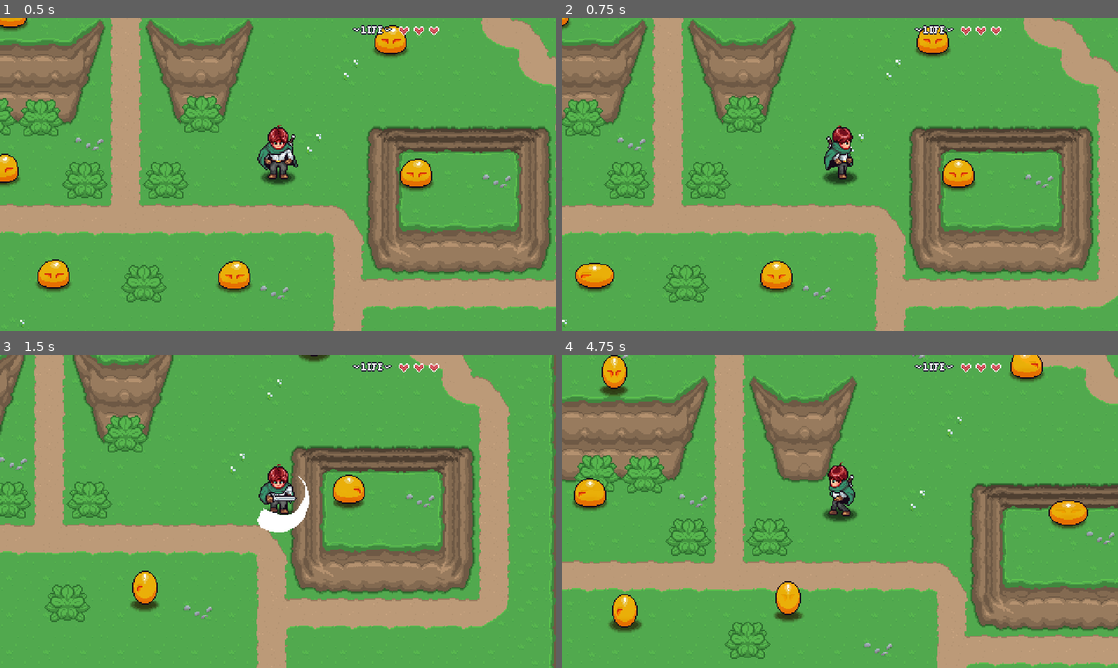
Above: before the commit, frames 1-4 (two rows, left to right).
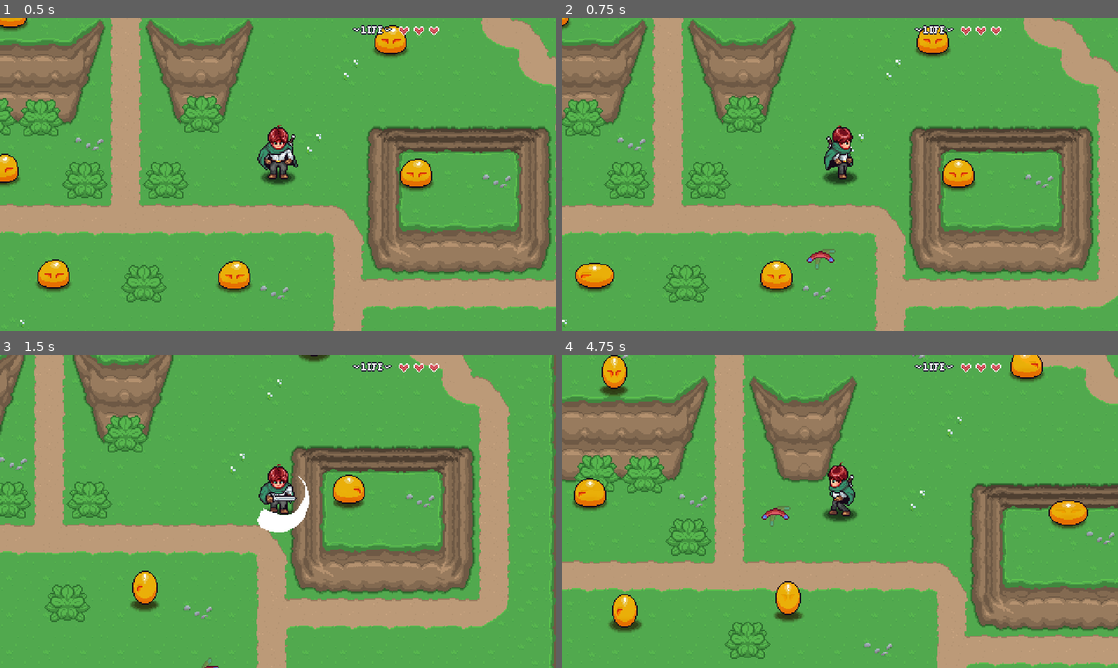
Above: after the commit, the same moments.

Repository: shawndeprey/aarpg
Game: Godot game, scene res://playground.tscn
The game is run twice, just before and just after one commit, with the same random seed, the same clock (stepped at 60 frames per second) and the same inputs. Sound files missing from this copy of the repository are replaced by a short silence.
Inputs:
- Up to frame 1 (0.5 s): no input
- Up to frame 2 (0.75 s): hold Right (right) from 0.53 s (still down); hold C (ability, bound only after the commit) from 0.53 s (still down)
- Up to frame 3 (1.5 s): release Right (right) at 1.28 s; release C (ability, bound only after the commit) at 1.28 s; hold Down (down) from 1.28 s (still down); tap Z (attack) at 1.35 s
- Up to frame 4 (4.75 s): tap C (ability, bound only after the commit) at 1.55, 2.3, 2.85, 4.55 s; release Down (down) at 2.03 s; hold Right (right) 2.03-2.78 s; hold X (interact) 2.03-2.78 s; hold Up (up) 2.78-3.53 s; hold C (ability, bound only after the commit) 3.53-4.28 s; hold Left (left) from 3.53 s (still down); tap Z (attack) at 4.35 s

Frame 1 is identical in both runs. In frame 2, 0.2% of the frame differs, in the area x 44-50%, y 73-81%; in frame 3, less than 0.1%; in frame 4, 0.3%, in the area x 33-42%, y 48-65%.

Commit message:
Add boomerang

Diff:
--- a/00_Globals/global_player_manager.gd
+++ b/00_Globals/global_player_manager.gd
@@ -31,3 +31,7 @@
 
 func unparent_player(_p: Node2D) -> void:
 	_p.remove_child(player)
+
+func play_audio(_audio: AudioStream) -> void:
+	player.audio.stream = _audio
+	player.audio.play()
--- a/Enemies/Scripts/States/enemy_state_chase.gd
+++ b/Enemies/Scripts/States/enemy_state_chase.gd
@@ -51,7 +51,8 @@
 
 func _on_player_enter() -> void:
 	_can_see_player = true
-	if state_machine.current_state is EnemyStateStun: return
+	if state_machine.current_state is EnemyStateStun or state_machine.current_state is EnemyStateDestroy:
+		return
 	state_machine.ChangeState(self)
 
 func _on_player_exit() -> void:
--- a/Levels/dungeon_01/d_02.tscn
+++ b/Levels/dungeon_01/d_02.tscn
@@ -27,10 +27,11 @@
 level = "res://Levels/dungeon_01/d_03.tscn"
 side = 1
 
+[node name="LockedDoor" parent="." instance=ExtResource("5_6rkqb")]
+position = Vector2(256, -16)
+
 [node name="LevelTransition3" parent="." instance=ExtResource("4_jq0te")]
 position = Vector2(256, 16)
 level = "res://Levels/dungeon_01/d_04.tscn"
+center_player = true
 side = 2
-
-[node name="LockedDoor" parent="." instance=ExtResource("5_6rkqb")]
-position = Vector2(256, -16)
--- /dev/null
+++ b/Player/Scripts/abilities/abilities.gd
@@ -0,0 +1,26 @@
+class_name Abilities extends Node
+const BOOMERANG = preload("res://Player/boomerang.tscn")
+enum abilities {BOOMERANG, GRAPPLE}
+
+var selected_ability = abilities.BOOMERANG
+var player: Player
+var boomerang_instance: Boomerang = null
+
+func _ready() -> void:
+	player = PlayerManager.player
+
+func _unhandled_input(event: InputEvent) -> void:
+	if event.is_action_pressed("ability"):
+		if selected_ability == abilities.BOOMERANG:
+			boomerang_ability()
+
+func boomerang_ability() -> void:
+	if boomerang_instance != null: return
+	var b = BOOMERANG.instantiate() as Boomerang
+	player.add_sibling(b)
+	b.global_position = player.global_position
+	var throw_direction = player.direction
+	if throw_direction == Vector2.ZERO:
+		throw_direction = player.cardinal_direction
+	b.throw(throw_direction)
+	boomerang_instance = b
--- /dev/null
+++ b/Player/Scripts/abilities/boomerang.gd
@@ -0,0 +1,46 @@
+class_name Boomerang extends Node2D
+
+enum State {INACTIVE, THROW, RETURN}
+
+var player: Player
+var direction: Vector2
+var speed: float = 0
+var state
+
+@export var acceleration: float = 500.0
+@export var max_speed: float = 400.0
+@export var catch_audio: AudioStream
+
+@onready var animation_player: AnimationPlayer = $AnimationPlayer
+@onready var audio: AudioStreamPlayer2D = $AudioStreamPlayer2D
+
+func _ready() -> void:
+	visible = false
+	state = State.INACTIVE
+	player = PlayerManager.player
+
+func _physics_process(delta: float) -> void:
+	if state == State.THROW:
+		speed -= acceleration * delta
+		position += direction * speed * delta
+		if speed <= 0:
+			state = State.RETURN
+	elif state == State.RETURN:
+		direction = global_position.direction_to(player.global_position)
+		speed += acceleration * delta
+		position += direction * speed * delta
+		if global_position.distance_to(player.global_position) <= 10:
+			PlayerManager.play_audio(catch_audio)
+			queue_free()
+
+	var speed_ratio = speed / max_speed
+	audio.pitch_scale = speed_ratio * 0.66 + 0.66
+	animation_player.speed_scale = 0.75 + (speed_ratio * 0.3)
+
+func throw(throw_direction: Vector2) -> void:
+	direction = throw_direction
+	speed = max_speed
+	state = State.THROW
+	animation_player.play("boomerang")
+	PlayerManager.play_audio(catch_audio)
+	visible = true
--- a/Player/Scripts/player.gd
+++ b/Player/Scripts/player.gd
@@ -7,6 +7,7 @@
 @onready var sprite_2d: Sprite2D = $Sprite2D
 @onready var state_machine: PlayerStateMachine = $StateMachine
 @onready var hit_box: HitBox = $HitBox
+@onready var audio: AudioStreamPlayer2D = $Audio/AudioStreamPlayer2D
 
 var cardinal_direction: Vector2 = Vector2.DOWN
 const DIR_4: Array = [Vector2.RIGHT, Vector2.DOWN, Vector2.LEFT, Vector2.UP]
--- /dev/null
+++ b/Player/boomerang.tscn
@@ -0,0 +1,84 @@
+[gd_scene load_steps=11 format=3 uid="uid://bo5do41wnt1nq"]
+
+[ext_resource type="Script" path="res://Player/Scripts/abilities/boomerang.gd" id="1_l2hjt"]
+[ext_resource type="Texture2D" uid="uid://b10mhkyhimqsh" path="res://Player/Sprites/boomerang.png" id="2_s3wpf"]
+[ext_resource type="AudioStream" uid="uid://d3bq1q6djroj6" path="res://Player/Audio/catch.wav" id="2_si3w8"]
+[ext_resource type="PackedScene" uid="uid://diwdjm6qll7lo" path="res://GeneralNodes/Hurtbox/hurt_box.tscn" id="3_ffnlc"]
+[ext_resource type="AudioStream" uid="uid://c5j8uxno1lv0x" path="res://Player/Audio/boomerang.wav" id="4_e6kao"]
+
+[sub_resource type="CircleShape2D" id="CircleShape2D_dfje6"]
+
+[sub_resource type="Animation" id="Animation_1rytr"]
+resource_name = "boomerang"
+length = 0.34
+loop_mode = 1
+step = 0.01
+tracks/0/type = "value"
+tracks/0/imported = false
+tracks/0/enabled = true
+tracks/0/path = NodePath("Sprite2D:frame")
+tracks/0/interp = 1
+tracks/0/loop_wrap = true
+tracks/0/keys = {
+"times": PackedFloat32Array(0, 0.04, 0.08, 0.12, 0.17, 0.22, 0.26, 0.3),
+"transitions": PackedFloat32Array(1, 1, 1, 1, 1, 1, 1, 1),
+"update": 1,
+"values": [0, 1, 2, 3, 4, 5, 6, 7]
+}
+
+[sub_resource type="Animation" id="Animation_iyo08"]
+length = 0.001
+tracks/0/type = "value"
+tracks/0/imported = false
+tracks/0/enabled = true
+tracks/0/path = NodePath("Sprite2D:frame")
+tracks/0/interp = 1
+tracks/0/loop_wrap = true
+tracks/0/keys = {
+"times": PackedFloat32Array(0),
+"transitions": PackedFloat32Array(1),
+"update": 1,
+"values": [0]
+}
+
+[sub_resource type="AnimationLibrary" id="AnimationLibrary_smp78"]
+_data = {
+"RESET": SubResource("Animation_iyo08"),
+"boomerang": SubResource("Animation_1rytr")
+}
+
+[sub_resource type="CircleShape2D" id="CircleShape2D_kfgym"]
+radius = 12.0
+
+[node name="Boomerang" type="Node2D"]
+position = Vector2(0, -13)
+script = ExtResource("1_l2hjt")
+catch_audio = ExtResource("2_si3w8")
+
+[node name="Area2D" type="Area2D" parent="."]
+
+[node name="CollisionShape2D" type="CollisionShape2D" parent="Area2D"]
+position = Vector2(0, -3)
+shape = SubResource("CircleShape2D_dfje6")
+
+[node name="Sprite2D" type="Sprite2D" parent="."]
+texture = ExtResource("2_s3wpf")
+hframes = 8
+
+[node name="AnimationPlayer" type="AnimationPlayer" parent="."]
+libraries = {
+"": SubResource("AnimationLibrary_smp78")
+}
+autoplay = "boomerang"
+
+[node name="HurtBox" parent="." instance=ExtResource("3_ffnlc")]
+collision_mask = 256
+
+[node name="CollisionShape2D" type="CollisionShape2D" parent="HurtBox"]
+position = Vector2(0, -3)
+shape = SubResource("CircleShape2D_kfgym")
+debug_color = Color(0.992822, 0, 0.246593, 0.42)
+
+[node name="AudioStreamPlayer2D" type="AudioStreamPlayer2D" parent="."]
+stream = ExtResource("4_e6kao")
+autoplay = true
--- a/Player/player.tscn
+++ b/Player/player.tscn
@@ -16,6 +16,7 @@
 [ext_resource type="PackedScene" uid="uid://c0k4pgmtjjrfq" path="res://GeneralNodes/Hitbox/hit_box.tscn" id="13_yaxfq"]
 [ext_resource type="Script" path="res://Player/Scripts/push_area.gd" id="14_37mhr"]
 [ext_resource type="AudioStream" uid="uid://bucg4e0357hg8" path="res://Player/Audio/hit_player.wav" id="14_it1kb"]
+[ext_resource type="Script" path="res://Player/Scripts/abilities/abilities.gd" id="17_00mpp"]
 
 [sub_resource type="CircleShape2D" id="CircleShape2D_xrgyj"]
 
@@ -677,7 +678,7 @@
 [node name="Audio" type="Node2D" parent="."]
 
 [node name="AudioStreamPlayer2D" type="AudioStreamPlayer2D" parent="Audio"]
-max_polyphony = 4
+max_polyphony = 6
 
 [node name="Interactions" type="Node2D" parent="."]
 script = ExtResource("10_lbew2")
@@ -715,3 +716,6 @@
 libraries = {
 "": SubResource("AnimationLibrary_i6o7s")
 }
+
+[node name="Abilities" type="Node" parent="."]
+script = ExtResource("17_00mpp")
--- a/project.godot
+++ b/project.godot
@@ -96,6 +96,12 @@
 , Object(InputEventJoypadButton,"resource_local_to_scene":false,"resource_name":"","device":-1,"button_index":3,"pressure":0.0,"pressed":true,"script":null)
 ]
 }
+ability={
+"deadzone": 0.5,
+"events": [Object(InputEventKey,"resource_local_to_scene":false,"resource_name":"","device":-1,"window_id":0,"alt_pressed":false,"shift_pressed":false,"ctrl_pressed":false,"meta_pressed":false,"pressed":false,"keycode":0,"physical_keycode":67,"key_label":0,"unicode":99,"location":0,"echo":false,"script":null)
+, Object(InputEventJoypadButton,"resource_local_to_scene":false,"resource_name":"","device":-1,"button_index":1,"pressure":0.0,"pressed":true,"script":null)
+]
+}
 
 [layer_names]
 
Not shown, added: Player/Audio/boomerang.wav.import
Not shown, added: Player/Audio/catch.wav.import
Binary file added: Player/Sprites/boomerang.png
Not shown, added: Player/Sprites/boomerang.png.import
Not shown: 1 places in Player/player.tscn that only renumber resources
Not shown, added: Player/Audio/boomerang.wav
Not shown, added: Player/Audio/catch.wav
Not shown, changed: README.md
